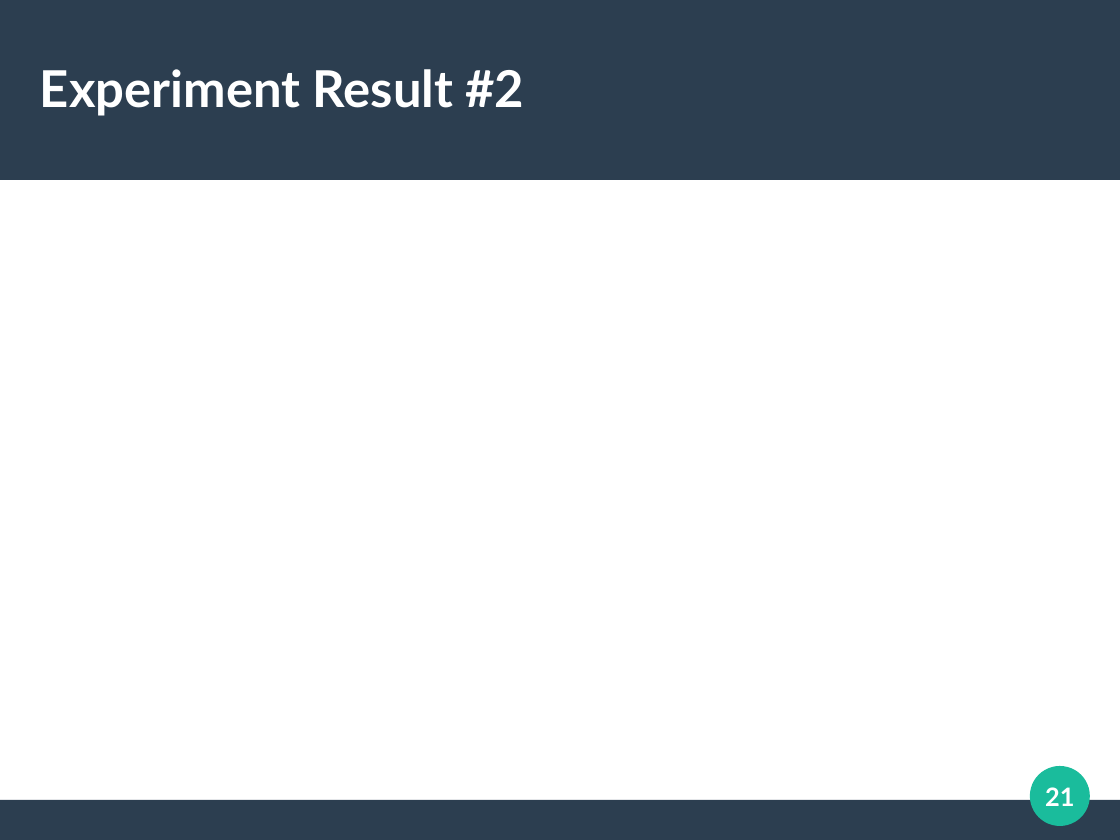
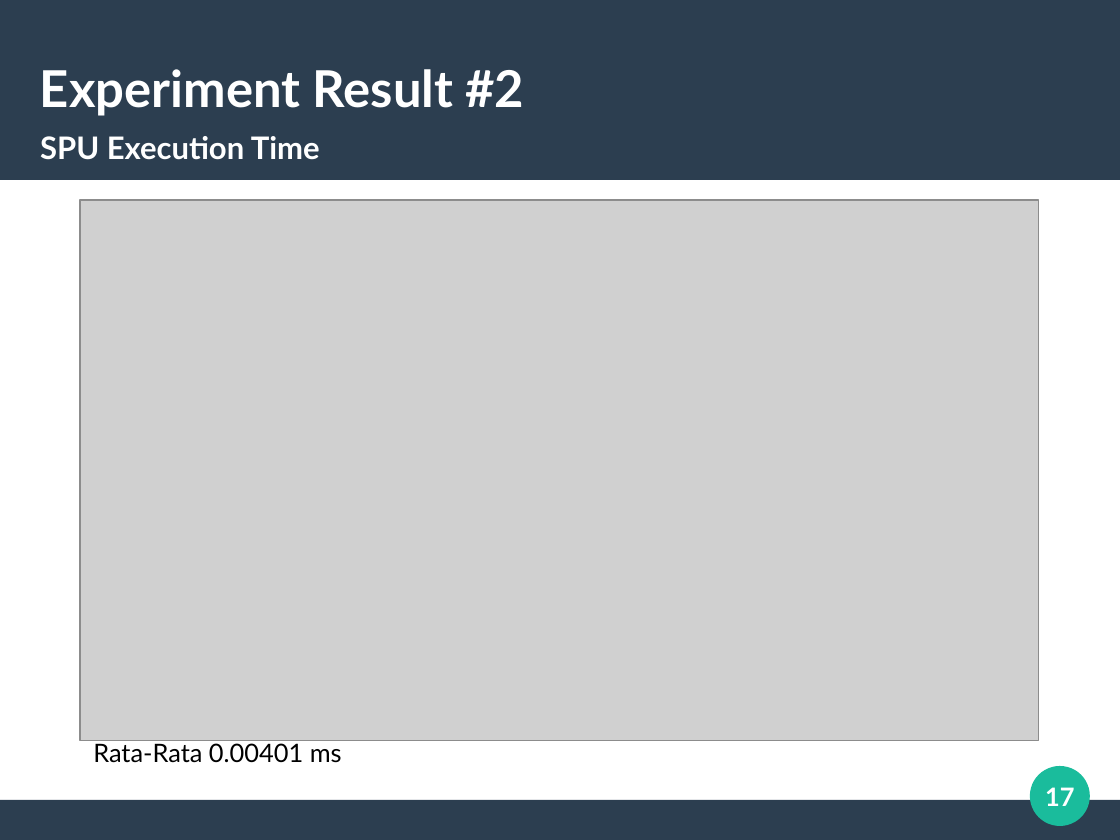
Before and after one commit to alifgiant/TA-Paper, a slide deck: slide 17 of presentation/Silde Sidang.odp (slide 21 before the commit). Drawn at 1120x840 pixels with LibreOffice and Linux fonts; fonts in the diff are those of the drawing; grey boxes stand for pictures. Boxes give left, top, right and bottom in pixels: in the first picture for what was removed or moved away, otherwise in the second. Text is boxed around its words. In the diff, an @@ line names an element or a change of style, - is before the commit and + after.

```diff
--- a/presentation/Silde Sidang.odp
+++ b/presentation/Silde Sidang.odp
@@ title added at [40, 136, 320, 160], 22 pt, text #FFFFFF, bold @@
+SPU Execution Time
@@ picture added at [80, 200, 1039, 741] @@
@@ text added at [93, 743, 342, 763], 18 pt, text #000000 @@
+Rata-Rata 0.00401 ms
@@ page number at [1045, 787, 1074, 806]: text changed @@
-21
+17
```
Also in this commit, not shown: 10 other slides changed, 16 slides added, 8 slides removed, 6 other files.
